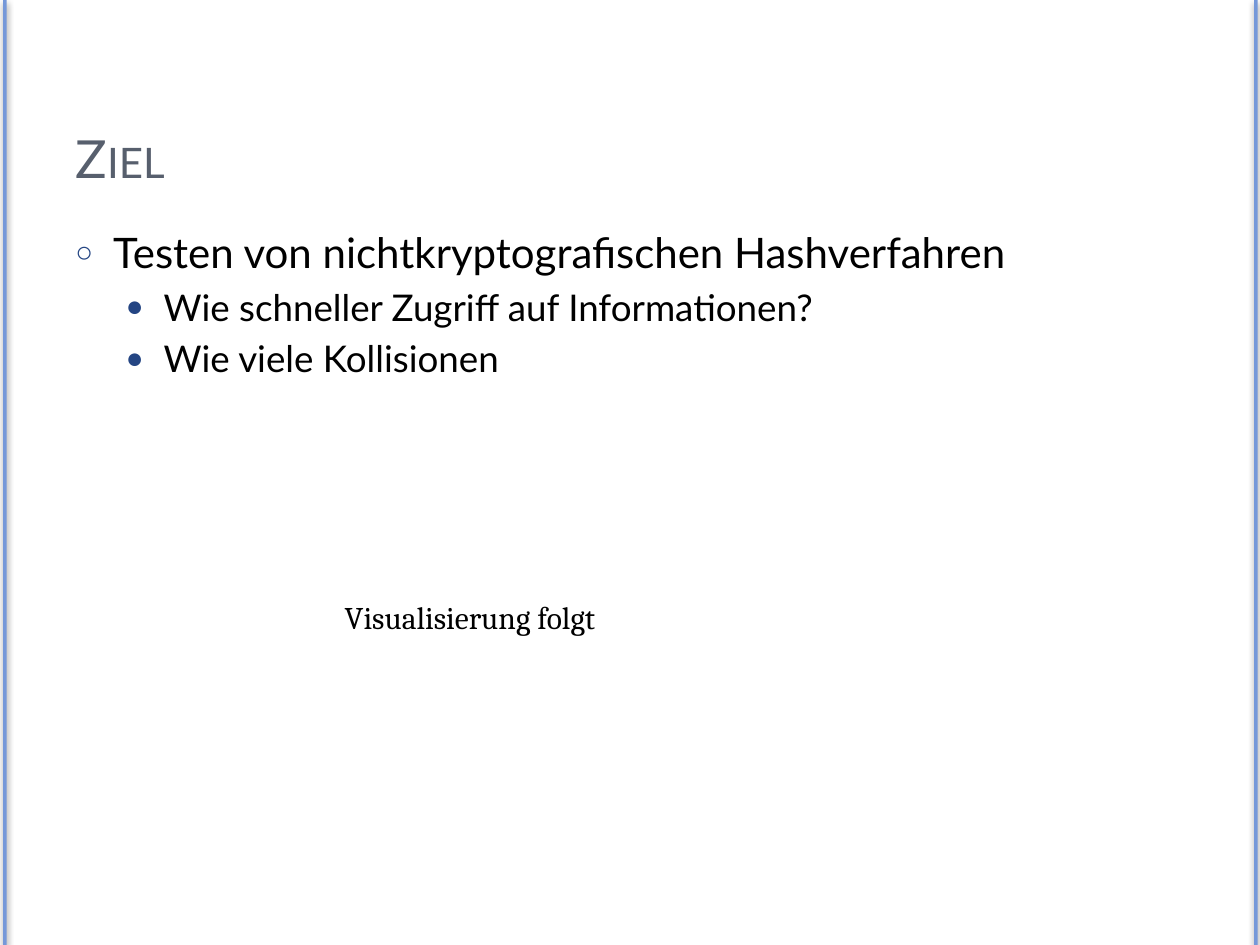
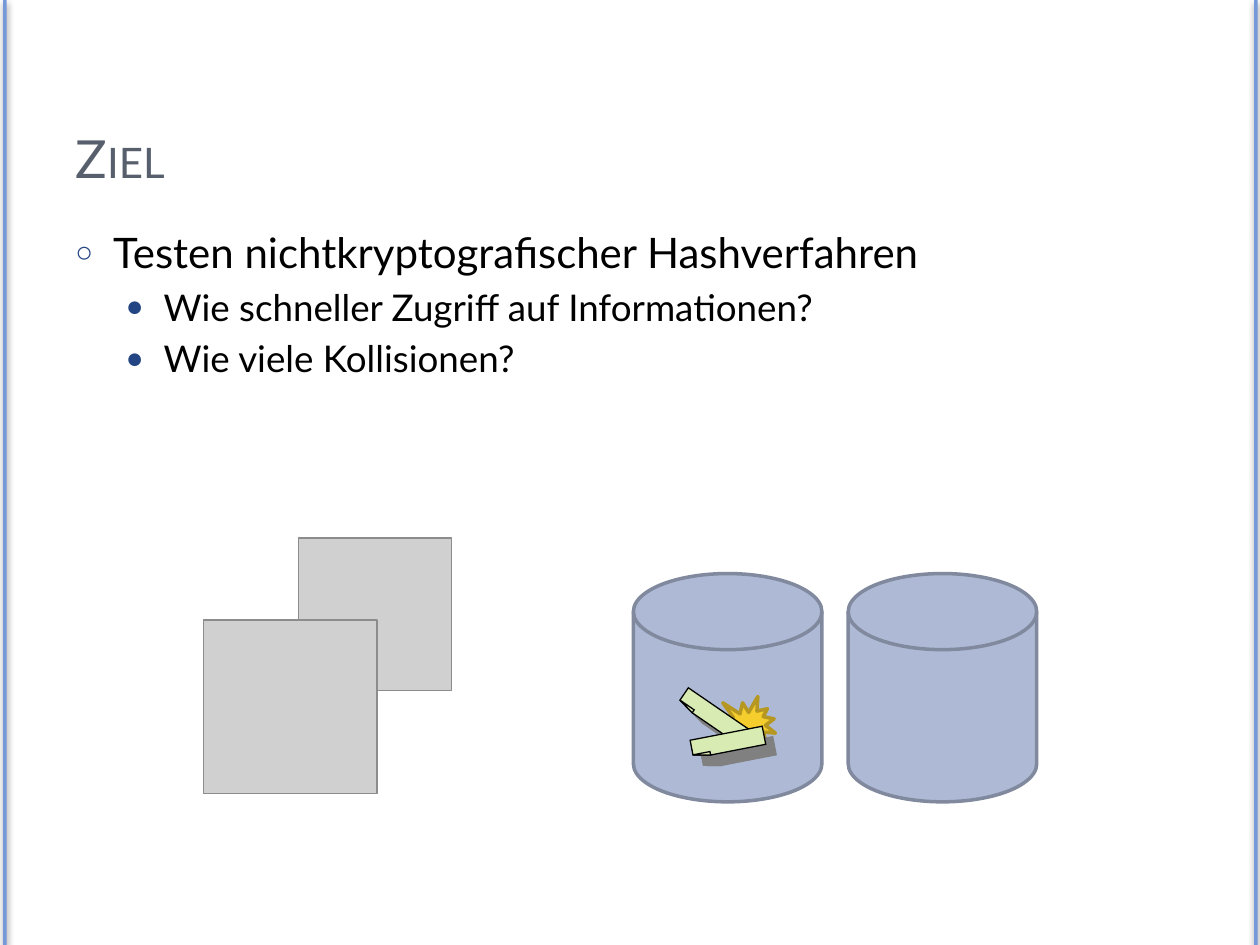
Before and after one commit to Exa-THM/HashTesting, a slide deck: slide 6 of Presentation/exa-hashes.pptx. Drawn at 1260x945 pixels with LibreOffice and Linux fonts; fonts in the diff are those of the drawing; grey boxes stand for pictures. Boxes give left, top, right and bottom in pixels: in the first picture for what was removed or moved away, otherwise in the second. Text is boxed around its words. In the diff, an @@ line names an element or a change of style, - is before the commit and + after.

```diff
--- a/Presentation/exa-hashes.pptx
+++ b/Presentation/exa-hashes.pptx
@@ text at <box>113,237,918,276</box>: text changed @@
-○ Testen von nichtkryptografischen Hashverfahren
+○ Testen nichtkryptografischer Hashverfahren
@@ text at <box>164,345,515,373</box>: text changed @@
-  ● Wie viele Kollisionen
+  ● Wie viele Kollisionen?
@@ picture added at <box>299,538,451,690</box> @@
@@ cylinder added at <box>634,573,823,801</box>, fill #AEBAD5, outline #818A9E 2 pt @@
@@ cylinder added at <box>848,573,1037,801</box>, fill #AEBAD5, outline #818A9E 2 pt @@
@@ picture added at <box>203,620,377,794</box> @@
@@ text removed at <box>345,606,595,636</box> @@
-Visualisierung folgt
@@ freeform shape added at <box>678,688,749,745</box>, fill #D8EBB3, outline #000000 0.75 pt @@
@@ irregular seal added at <box>722,697,775,756</box>, fill #F5CD2D, outline #B59821 2 pt @@
@@ freeform shape added at <box>689,727,765,759</box>, fill #D8EBB3, outline #000000 0.75 pt @@
```
Also in this commit, not shown: 11 other slides changed, 1 other file.
